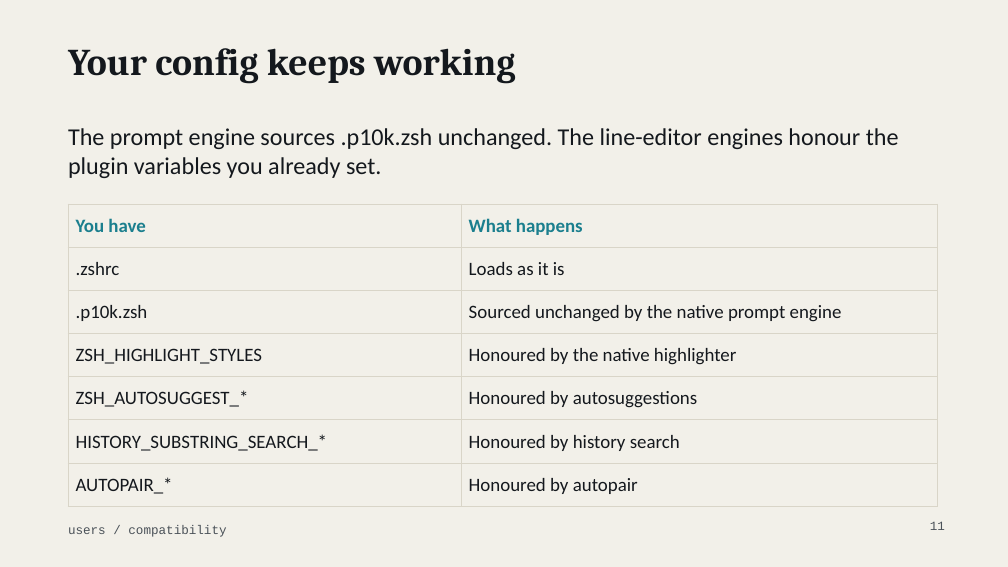
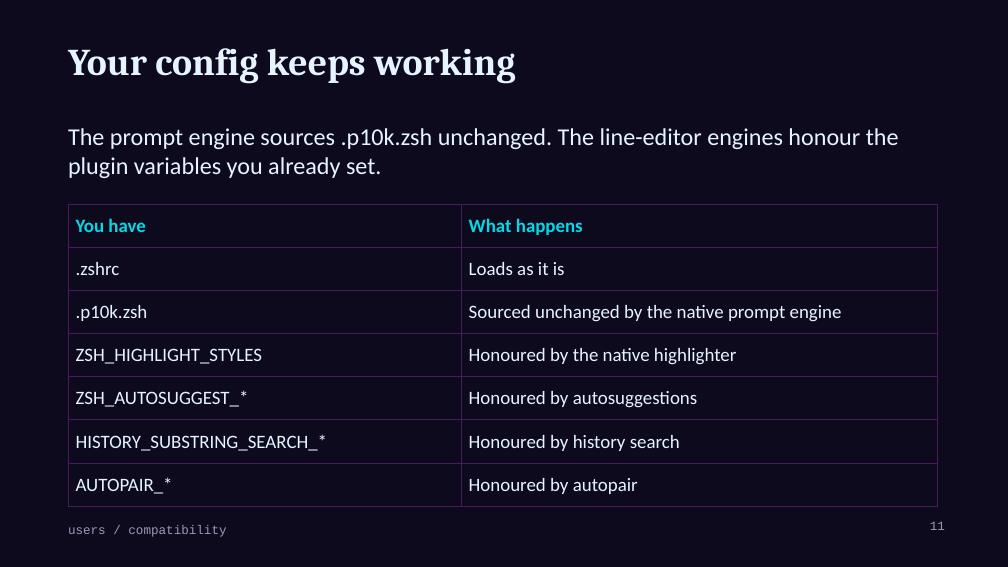
Before and after one commit to MenkeTechnologies/zshrs, a slide deck: slide 11 of docs/talk-users.pptx. Drawn at 1008x567 pixels with LibreOffice and Linux fonts; fonts in the diff are those of the drawing; background and template pictures are left out. Boxes give left, top, right and bottom in pixels: in the first picture for what was removed or moved away, otherwise in the second. Text is boxed around its words. In the diff, an @@ line names an element or a change of style, - is before the commit and + after.

```diff
--- a/docs/talk-users.pptx
+++ b/docs/talk-users.pptx
@@ background #F2F0E9 to #0D0A1E @@
@@ title "Your config keeps working" at box(68, 48, 516, 84): text colour #14181D to #E6F4FF @@
@@ text "The prompt engine sources .p10k.zsh ..." at box(68, 128, 899, 178): text colour #14181D to #E6F4FF @@
@@ table at box(68, 204, 938, 498) @@
@@ text colour #1B7F8E to #05D9E8 in "You have", "What happens" @@
@@ text colour #14181D to #E6F4FF @@
@@ borders changed @@
@@ text "users / compatibility" at box(68, 525, 226, 537): text colour #4A5158 to #9A9AB8 @@
@@ page number at box(930, 521, 945, 530): text colour #4A5158 to #9A9AB8 @@
```
Also in this commit, not shown: 56 other slides changed, 2 other files.
